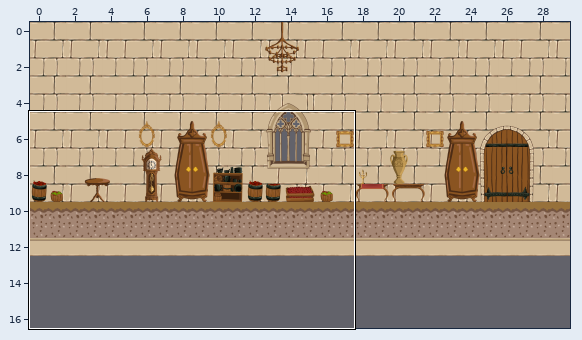
Tiled map, stored at Assets/Maps/Castle_Room_Storage.tmx. Above, an overview of the earlier version with the close-up marked.
Close-up. Old version:
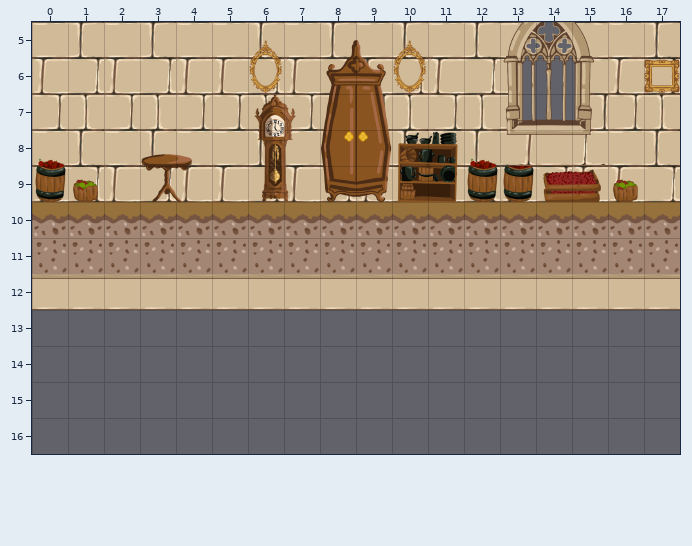
Cells are 128x128 px. Shown: x 0..17, y 5..16. The commit also changed other parts of the map, which this record leaves out. Tiles whose own drawing changed are shown in their newer look in all pictures.
After:
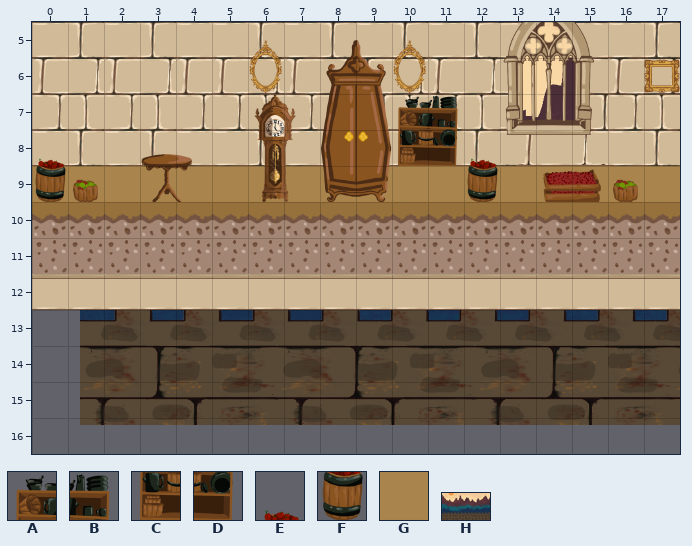
Key: from "Atlas_Cocina_01": A 6, B 7, C 14, D 15, E 37, F 45; from "Atlas_Pasillo_01": G 59; from "Fondo_Ventana": H 0.
_ is an empty cell, . an unchanged one.
Objects are placed by their top-left corner, in cells (3,4 is the top-left corner of cell 3,4); size is 1x1 cell unless given.
Change:
--- layer "BG" (added)
+H at 1.3,4 size 26.9x12.2
--- layer "Suelo"
@@ x 0..17 @@
- 9 __________________
+ 9 GGGGGGGGGGGGGGGGGG
--- layer "Decoración"
@@ x 10..13 @@
- 7 __._
- 8 AB..
- 9 CD.F
+ 7 AB.E
+ 8 CD..
+ 9 __._
Boxes around the changes in both close-ups, in picture pixels (x1, y1, x2, y2):
changed: (32, 22, 680, 425)
